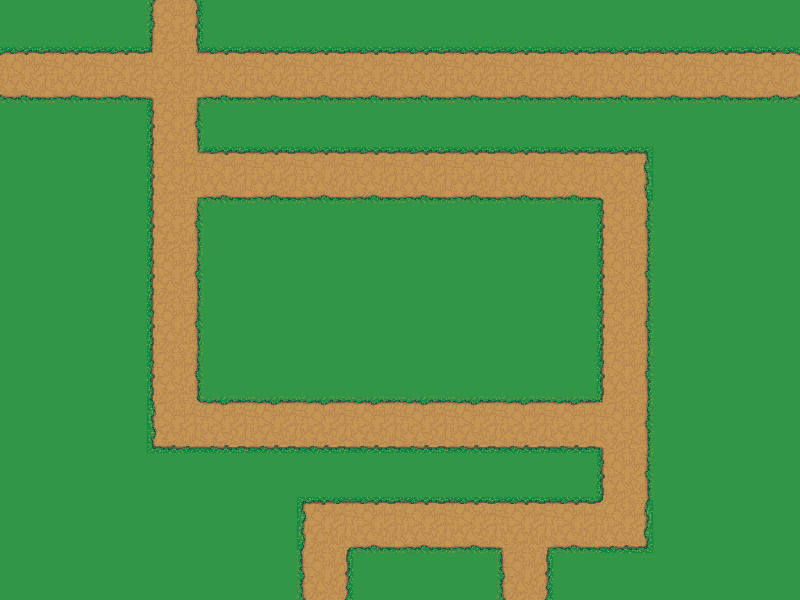
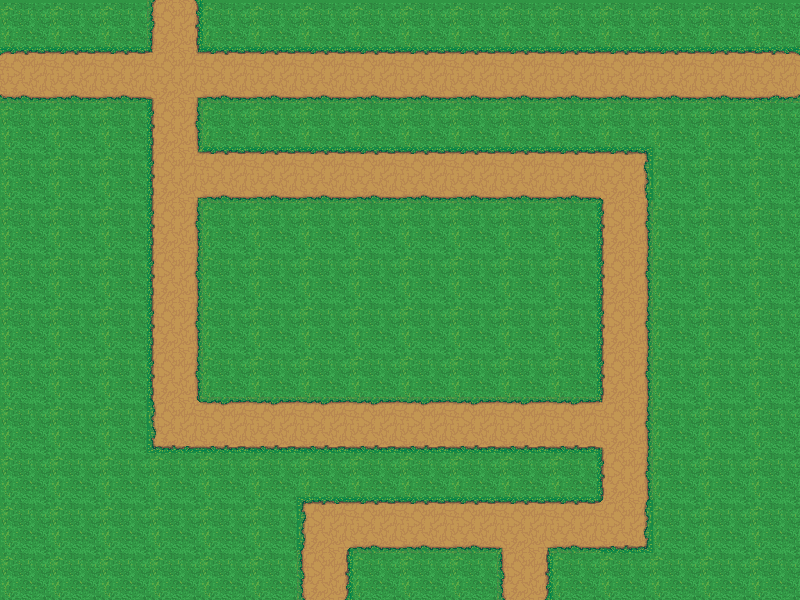
Layer changes from the first 800 × 600 image to the second:
added layer "Camada 7 copiar" above "Camada 58" over [0, 1, 800, 600]
